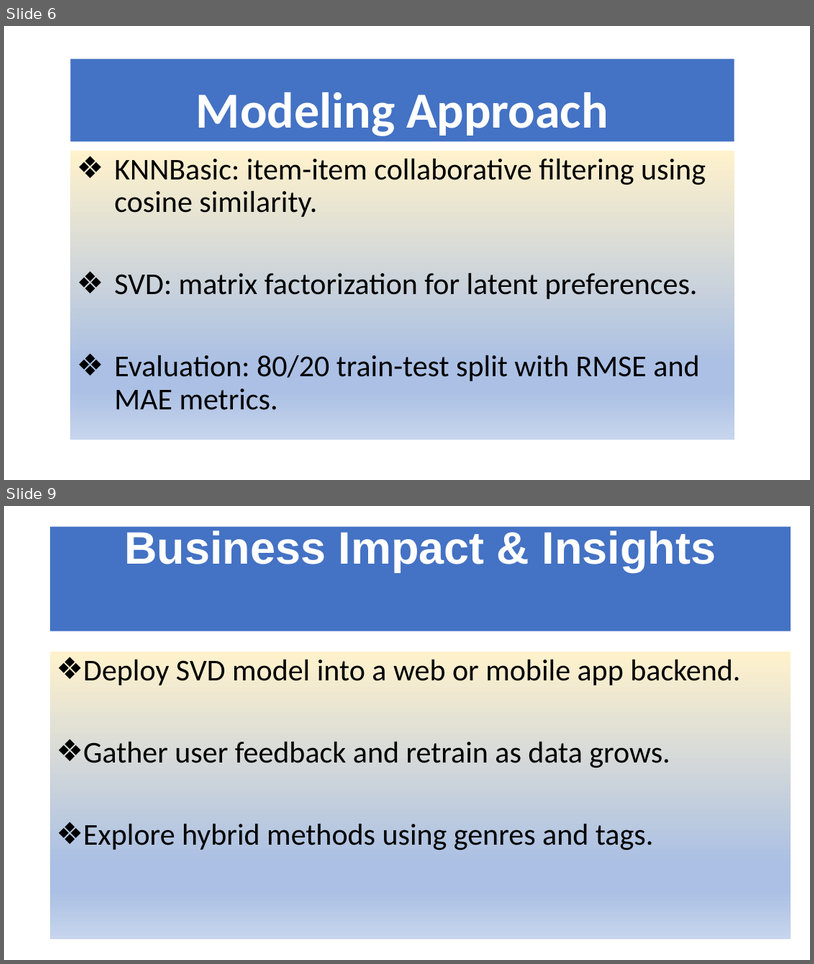
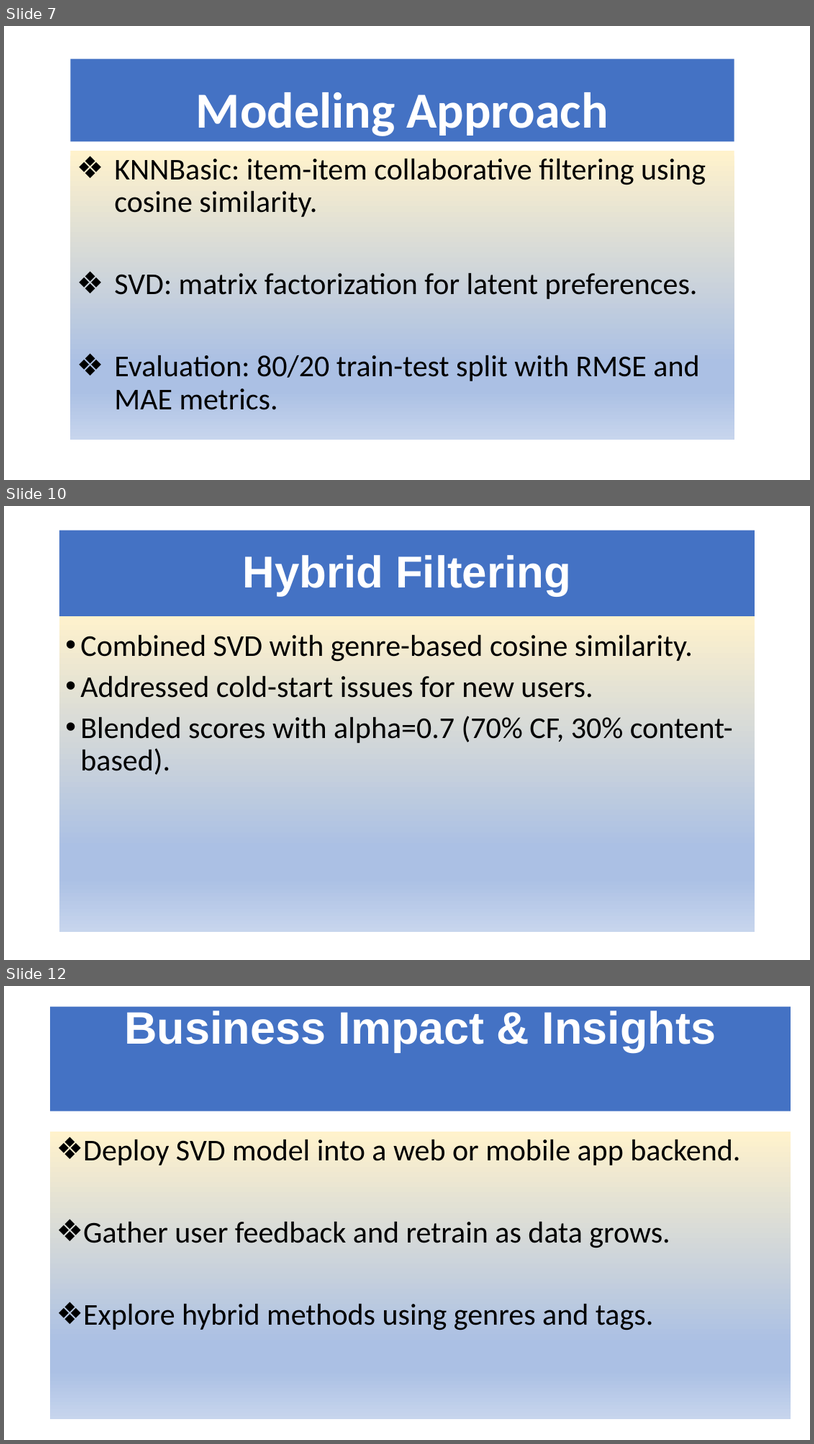
Before and after one commit to Rsumaili/Phase-4-Project, a slide deck: Non-Technical Presentation.pptx. Shown one above the other, each under a label of ours: slides 6 and 9 before the commit, slides 7, 10 and 12 after it; the slides between them are not shown. The pictures are 814x964 and 814x1444 pixels, drawn with LibreOffice and Linux fonts; fonts in the diff are those of the drawing. Boxes give left, top, right and bottom in pixels: in the first picture for what was removed or moved away, otherwise in the second. Text is boxed around its words. In the diff, an @@ line names an element or a change of style, - is before the commit and + after.

```diff
--- a/Non-Technical Presentation.pptx
+++ b/Non-Technical Presentation.pptx
@@ slide 10 added at <box>4,506,810,960</box>, background #FFFFFF @@
@@ title added at <box>59,530,756,616</box>, fill #4472C4, 53 pt, text #FFFFFF, bold @@
+Hybrid Filtering
@@ rectangle added at <box>59,614,756,932</box>, fill gradient #FFF2CC to #ABC0E4 to #C7D5ED @@
@@ text added at <box>80,635,733,775</box>, 36 pt, text #000000 @@
+• Combined SVD with genre-based cosine similarity.
+• Addressed cold-start issues for new users.
+• Blended scores with alpha=0.7 (70% CF, 30% content-based).
@@ what was slide 6 is now slide 7 @@
@@ what was slide 9 is now slide 12 @@
```
Also in this commit, not shown: 5 slides changed, 2 other slides added, 1 other file.
